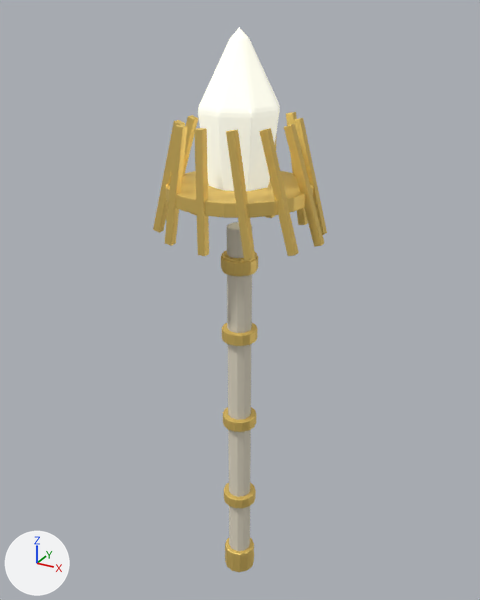
An edit to the Blender file assets/models/source/staff-radiance-master.blend, drawn before and after from the same camera.
Camera for both pictures: a 50 mm lens placed at (1.032, -1.873, 1.326), pointed at (-0.027, 0.053, 0.363). Every picture has the same lights, and +X, +Y and +Z are marked at lower left. The picture after the commit comes second.

The older version as bpy lines, for what is in view:
```python
ob_daybreak0 = bpy.data.objects.new('daybreak0', me_daybreak0)
ob_daybreak0.location = (0.23, 0.0, 0.82)
ob_daybreak1 = bpy.data.objects.new('daybreak1', me_daybreak1)
ob_daybreak1.location = (0.199, -0.115, 0.82)
ob_daybreak11 = bpy.data.objects.new('daybreak11', me_daybreak11)
ob_daybreak11.location = (0.199, 0.115, 0.82)
ob_daybreak2 = bpy.data.objects.new('daybreak2', me_daybreak2)
ob_daybreak2.location = (0.115, -0.199, 0.82)
ob_daybreak3 = bpy.data.objects.new('daybreak3', me_daybreak3)
ob_daybreak3.location = (0.0, -0.23, 0.82)
ob_daybreak4 = bpy.data.objects.new('daybreak4', me_daybreak4)
ob_daybreak4.location = (-0.115, -0.199, 0.82)
ob_daybreak5 = bpy.data.objects.new('daybreak5', me_daybreak5)
ob_daybreak5.location = (-0.199, -0.115, 0.82)
ob_halo = bpy.data.objects.new('halo', me_halo)
ob_halo.location = (0.0, 0.0, 0.78)
ob_shaft = bpy.data.objects.new('shaft', me_shaft)
ob_shaft.location = (0.0, 0.0, -0.08)
# also in view: 'pommel' at (0.0, 0.0, -0.77); 'core' at (0.0, 0.0, 0.981)
```
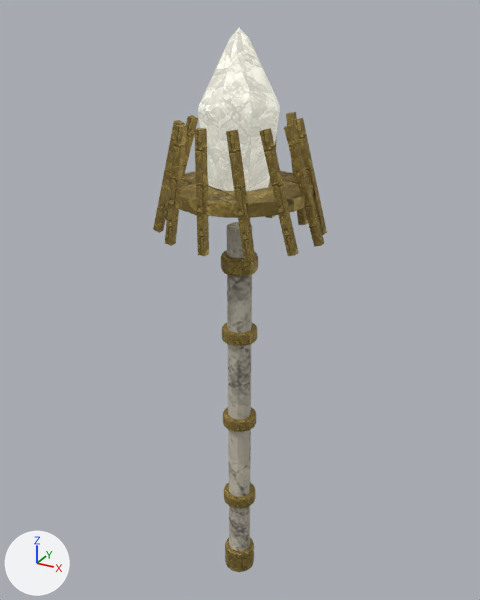
Edits to the bpy script that builds the scene:
```text
Add img_magenheim_authored_surface_crystal_authored:
    img_magenheim_authored_surface_crystal_authored = load_image('magenheim.authored.surface-crystal-authored', '_unpacked/80ac902f7173c916.png', 256, 256, 'sRGB')
Add img_magenheim_authored_surface_metal_authored:
    img_magenheim_authored_surface_metal_authored = load_image('magenheim.authored.surface-metal-authored', '_unpacked/3ec9f1aadc9e0ff6.png', 256, 256, 'sRGB')
Add img_magenheim_authored_surface_bone_authored:
    img_magenheim_authored_surface_bone_authored = load_image('magenheim.authored.surface-bone-authored', '_unpacked/71a096dce70c15b1.png', 256, 256, 'sRGB')
Change mat_magenheim_radiance_ivory:
    where n0 = _N.new('ShaderNodeBsdfPrincipled'); n0.name = 'Principled BSDF'
    remove n0.inputs[0].default_value = (0.78, 0.72, 0.58, 1.0)  # 'Base Color', pale yellow #e5ddc8
    add n2 = _N.new('ShaderNodeTexImage'); n2.name = 'Image Texture'
    add n2.image = img_magenheim_authored_surface_bone_authored
    add n3 = _N.new('ShaderNodeMixRGB'); n3.name = 'Mix (Legacy)'
    add n3.blend_type = 'MULTIPLY'
    add n3.inputs[0].default_value = 1.0  # 'Factor'
    add n3.inputs[2].default_value = (0.78, 0.72, 0.58, 1.0)  # 'Color2', pale yellow #e5ddc8
    add _L.new(n2.outputs[0], n3.inputs[1])  # 'Color' to 'Color1'
    add _L.new(n3.outputs[0], n0.inputs[0])  # 'Color' to 'Base Color'
Change mat_magenheim_radiance_gold:
    where n0 = _N.new('ShaderNodeBsdfPrincipled'); n0.name = 'Principled BSDF'
    remove n0.inputs[0].default_value = (0.9, 0.65, 0.18, 1.0)  # 'Base Color', yellow #f3d376
    add n2 = _N.new('ShaderNodeTexImage'); n2.name = 'Image Texture'
    add n2.image = img_magenheim_authored_surface_metal_authored
    add n3 = _N.new('ShaderNodeMixRGB'); n3.name = 'Mix (Legacy)'
    add n3.blend_type = 'MULTIPLY'
    add n3.inputs[0].default_value = 1.0  # 'Factor'
    add n3.inputs[2].default_value = (0.9, 0.65, 0.18, 1.0)  # 'Color2', yellow #f3d376
    add _L.new(n2.outputs[0], n3.inputs[1])  # 'Color' to 'Color1'
    add _L.new(n3.outputs[0], n0.inputs[0])  # 'Color' to 'Base Color'
Change mat_magenheim_radiance_radiance_white_crystal:
    where n0 = _N.new('ShaderNodeBsdfPrincipled'); n0.name = 'Principled BSDF'
    remove n0.inputs[0].default_value = (1.0, 0.99, 0.86, 1.0)  # 'Base Color', white #fffeef
    add n2 = _N.new('ShaderNodeTexImage'); n2.name = 'Image Texture'
    add n2.image = img_magenheim_authored_surface_crystal_authored
    add n3 = _N.new('ShaderNodeMixRGB'); n3.name = 'Mix (Legacy)'
    add n3.blend_type = 'MULTIPLY'
    add n3.inputs[0].default_value = 1.0  # 'Factor'
    add n3.inputs[2].default_value = (1.0, 0.99, 0.86, 1.0)  # 'Color2', white #fffeef
    add _L.new(n2.outputs[0], n3.inputs[1])  # 'Color' to 'Color1'
    add _L.new(n3.outputs[0], n0.inputs[0])  # 'Color' to 'Base Color'
```

Where the change shows, as pixel boxes [x1, y1, x2, y2] in the pictures (480 x 600 px):
'core', surface changed
    both: [198, 27, 280, 191]
'shaft', surface changed (darker)
    both: [227, 222, 252, 551]
'halo', surface changed (darker)
    both: [165, 171, 313, 218]
'daybreak2', surface changed (yellow to brown)
    both: [226, 129, 255, 260]
'daybreak1', surface changed (yellow to brown)
    both: [259, 128, 298, 256]
'daybreak3', surface changed (yellow to brown)
    both: [194, 128, 209, 256]
'daybreak0', surface changed (yellow to brown)
    both: [284, 124, 324, 247]
'daybreak4', surface changed (yellow to brown)
    both: [165, 124, 187, 246]
'daybreak11', surface changed (yellow to brown)
    both: [293, 118, 327, 235]
'daybreak5', surface changed (yellow to brown)
    both: [153, 120, 185, 233]
'pommel', surface changed (yellow to brown)
    both: [225, 538, 254, 572]
'band0.26', surface changed (yellow to brown)
    both: [222, 323, 257, 346]
'band-0.1', surface changed (yellow to brown)
    both: [223, 407, 256, 432]
'band-0.46', surface changed (yellow to brown)
    both: [224, 482, 256, 508]
'band0.53', surface changed (yellow to brown)
    both: [221, 255, 258, 274]
'daybreak6', surface changed
    both: [166, 115, 198, 220]
'daybreak10', surface changed
    both: [286, 112, 308, 225]
'neck', surface changed (yellow to brown)
    both: [222, 250, 257, 276]
'daybreak9', surface changed
    both: [265, 140, 276, 218]
